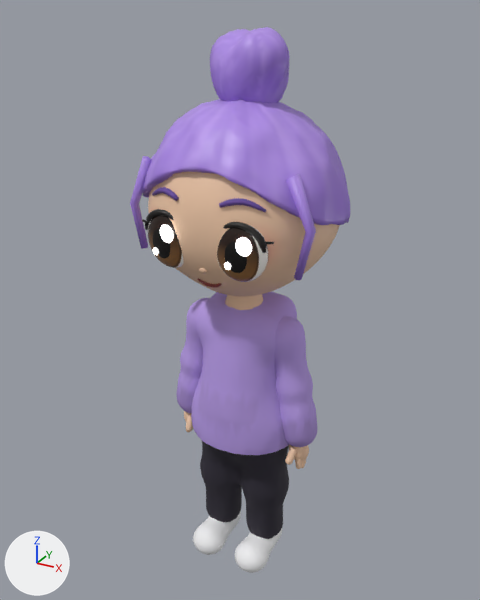
One commit to the glTF model assets/characters/crew/nova.glb: the scene before it, then after it.
One viewpoint serves both versions: a 50 mm camera at (0.633, -1.172, 1.256) aimed at (-0.036, 0.045, 0.647). Lighting does not change. The marker at lower left points along +X, +Y and +Z. The older version comes first.

In view in the first picture: 'brow.L', 'brow.R', 'eye.L', 'eye.R', 'nova_body', 'nova_hair', 'nova_pants', 'nova_top', 'shoe.L', 'shoe.R' and 9 more.
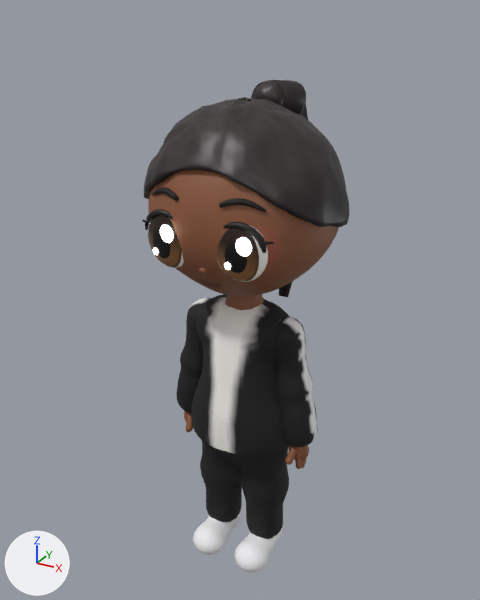
The change, as a diff of the scene's bpy script:
```diff
--- a/assets/characters/crew/nova.glb.py
+++ b/assets/characters/crew/nova.glb.py
@@ mat_brow @@
 mat_brow = principled_material('brow')
-mat_brow.base_color = (0.136, 0.0652, 0.337)  # purple #67489d
+mat_brow.base_color = (0.00562, 0.00411, 0.0038)  # black #110d0c
 mat_brow.roughness = 0.7
@@ me_mesh @@
 me_mesh.from_pydata(...)  # 8663 vertices, 17310 faces; spans x -0.2..0.2, y -0.187..0.186, z 0.038..1.075
 # used by ob_nova_body; location = (0.0, 0.0, 0.0)
+# me_mesh part 1: 17310 kept faces spanning x -0.2..0.2, y -0.187..0.186, z 0.038..1.075 get new vertex colours; the middle colour goes from beige #f0c8a8 to brown #8a5638
 me_mesh.materials.append(mat_skin)
@@ me_hair_cap @@
 # used by ob_nova_hair; location = (0.0, 0.0, 0.0)
-me_hair_cap.from_pydata(...)  # 7107 vertices, 14202 faces; spans x -0.215..0.217, y -0.173..0.199, z 0.753..1.224
+me_hair_cap.from_pydata(...)  # 6256 vertices, 12504 faces; spans x -0.214..0.215, y -0.168..0.288, z 0.598..1.122
+# me_hair_cap part 2: a new loose piece of 84 vertices spanning x -0.046..0.046, y 0.096..0.288, z 0.598..1.122, in mat_hair
+# me_hair_cap part 3: 2 vertices moved within x -0.001..0.011, y -0.007..0.087, z 1.099..1.11; 7102 vertices removed from x -0.215..0.217, y -0.173..0.199, z 0.753..1.224; 6167 vertices added at x -0.214..0.215, y -0.168..0.198, z 0.744..1.119
 me_hair_cap.materials.append(mat_hair)
@@ me_mesh_002 @@
 # used by ob_nova_top; location = (0.0, 0.0, 0.0)
-me_mesh_002.from_pydata(...)  # 3662 vertices, 7230 faces; spans x -0.183..0.182, y -0.11..0.11, z 0.342..0.682
+me_mesh_002.from_pydata(...)  # 3570 vertices, 7046 faces; spans x -0.183..0.182, y -0.11..0.11, z 0.342..0.68
+# me_mesh_002 part 4: 43 vertices moved from x -0.106..0.108, y -0.005..0.092, z 0.531..0.681 to x -0.102..0.107, y -0.004..0.092, z 0.529..0.68; 375 vertices removed from x -0.144..0.111, y -0.013..0.094, z 0.527..0.682; 289 vertices added at x -0.144..0.11, y -0.013..0.092, z 0.529..0.68
+# me_mesh_002 part 5: 6 vertices removed from x 0.099..0.132, y -0.039..0.023, z 0.452..0.516; 3 vertices added at x 0.099..0.132, y -0.038..0.02, z 0.452..0.513
+# me_mesh_002 part 6: 4 vertices removed from x -0.132..-0.098, y -0.039..-0.02, z 0.452..0.46; 2 vertices added at x -0.132..-0.098, y -0.038..-0.021, z 0.452..0.458
+# me_mesh_002 part 7: 2 vertices removed from x 0.036, y -0.095..-0.093, z 0.472..0.488; 1 vertex added at x 0.037, y -0.093, z 0.483
+# me_mesh_002 part 8: 6292 kept faces spanning x -0.183..0.182, y -0.11..0.11, z 0.342..0.68 get new vertex colours; the middle colour goes from purple #b79be6 to black #161618
 me_mesh_002.materials.append(mat_cloth)
```

Pixel boxes (x1, y1, x2, y2) of what changed, in the pictures (480 x 600 px; the box of a moved part takes in the faces that stretch with it):
'nova_hair', reshaped (6% narrower, 14% shorter)
    before: (130, 27, 350, 280)
    after: (144, 80, 350, 297)
'nova_top', reshaped
    before: (177, 291, 318, 455)
    after: (177, 294, 318, 455)
'brow.L', recoloured (purple to black)
    both: (219, 198, 266, 212)
'brow.R', recoloured (purple to black)
    both: (152, 187, 179, 201)
part 1 of me_mesh, recoloured (beige to brown)
    both: (148, 172, 339, 461)
part 2 of me_hair_cap, added
    after: (251, 80, 308, 297)
part 3 of me_hair_cap, moved or reshaped
    before: (130, 27, 350, 280)
    after: (144, 81, 350, 227)
part 4 of me_mesh_002, moved or reshaped
    before: (208, 291, 297, 319)
    after: (208, 294, 289, 317)
part 5 of me_mesh_002, moved or reshaped
    both: (278, 378, 293, 415)
part 6 of me_mesh_002, moved or reshaped
    both: (184, 375, 190, 386)
part 7 of me_mesh_002, moved or reshaped
    both: (234, 389, 244, 413)
part 8 of me_mesh_002, recoloured
    both: (177, 298, 318, 455)
